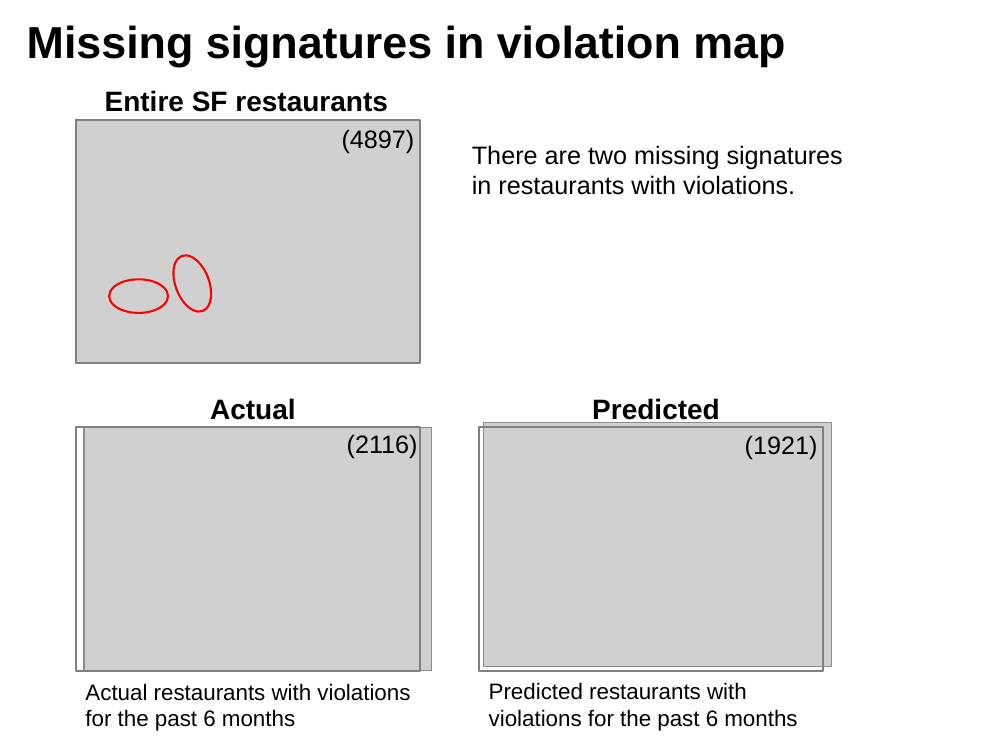
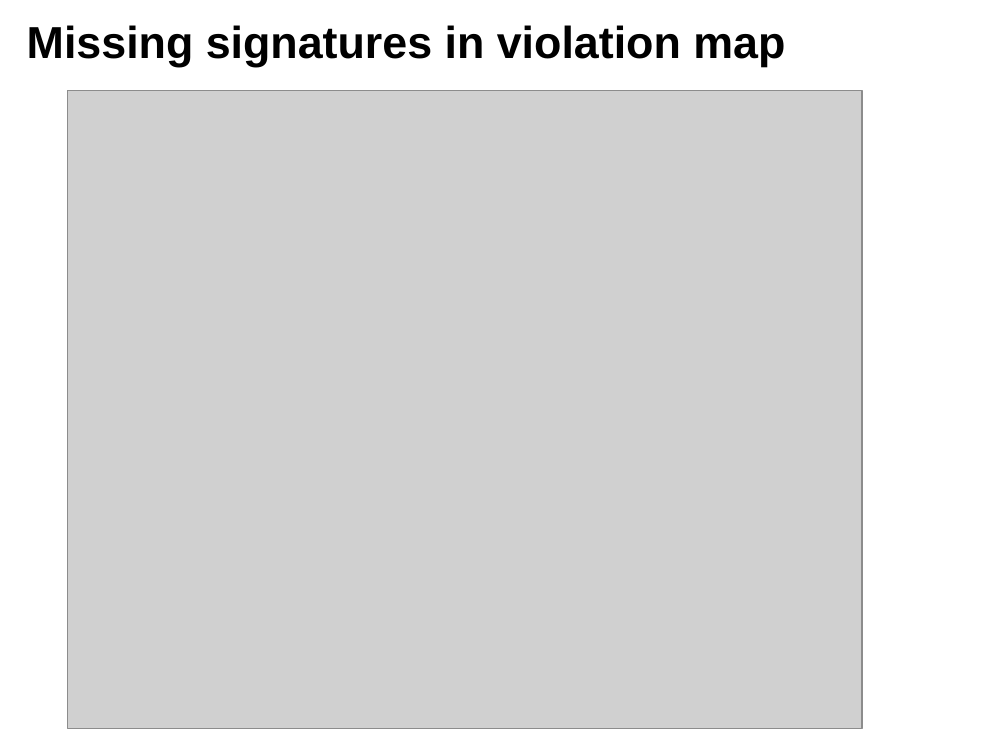
Before and after one commit to ggigaev/SFeaters, a slide deck: slide 13 of ppt/SFeaters_Final.pptx (slide 5 before the commit). Drawn at 1008x756 pixels with LibreOffice and Linux fonts; fonts in the diff are those of the drawing; grey boxes stand for pictures; background and template pictures are left out. Boxes give left, top, right and bottom in pixels: in the first picture for what was removed or moved away, otherwise in the second. Text is boxed around its words. In the diff, an @@ line names an element or a change of style, - is before the commit and + after.

```diff
--- a/ppt/SFeaters_Final.pptx
+++ b/ppt/SFeaters_Final.pptx
@@ picture added at box(68, 91, 863, 728) @@
@@ text removed at box(105, 90, 388, 112) @@
-Entire SF restaurants
@@ group removed at box(76, 120, 420, 364): 2 ellipses, 1 picture, 1 rectangle @@
@@ text removed at box(342, 129, 415, 154) @@
-(4897)
@@ text removed at box(472, 145, 843, 195) @@
-There are two missing signatures in restaurants with violations.
@@ text removed at box(210, 398, 296, 420) @@
-Actual
@@ text removed at box(592, 398, 720, 424) @@
-Predicted
@@ rectangle removed at box(76, 427, 420, 671) @@
@@ picture removed at box(84, 427, 431, 671) @@
@@ text removed at box(347, 434, 418, 459) @@
-(2116)
@@ rectangle removed at box(479, 427, 824, 671) @@
@@ picture removed at box(484, 422, 832, 666) @@
@@ text removed at box(745, 435, 818, 460) @@
-(1921)
@@ text removed at box(85, 683, 410, 731) @@
-Actual restaurants with violations for the past 6 months
@@ text removed at box(489, 682, 797, 731) @@
-Predicted restaurants with violations for the past 6 months
```
Also in this commit, not shown: 5 other slides changed, 1 slide added, 18 slides removed, 18 other files.
